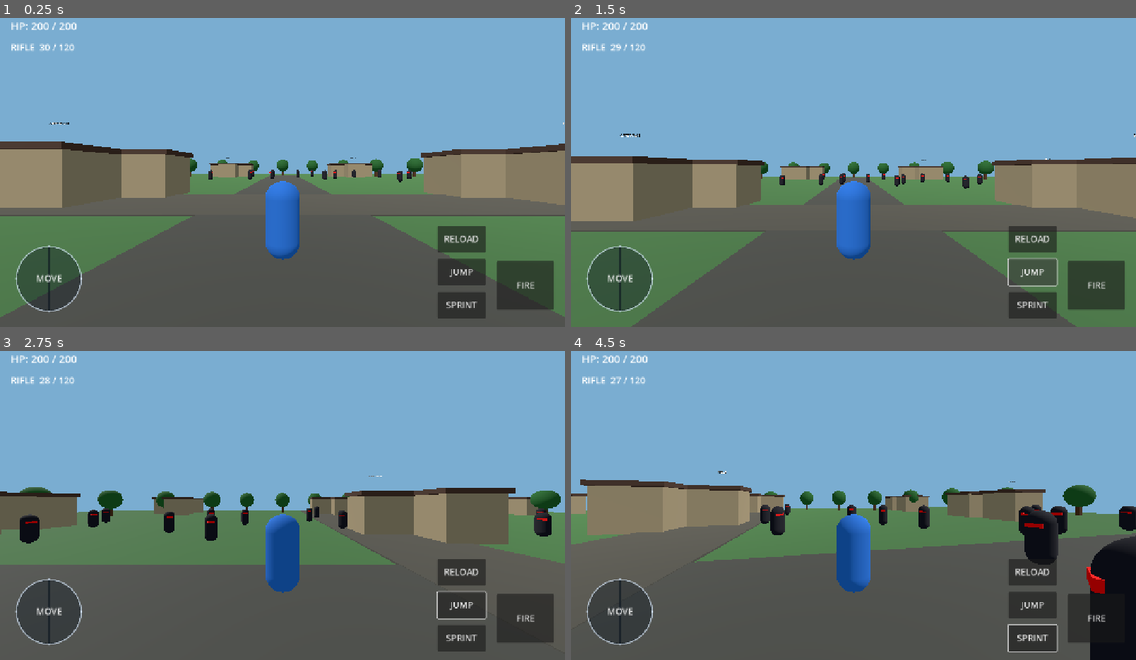
Above: before the commit, frames 1-4 (two rows, left to right).
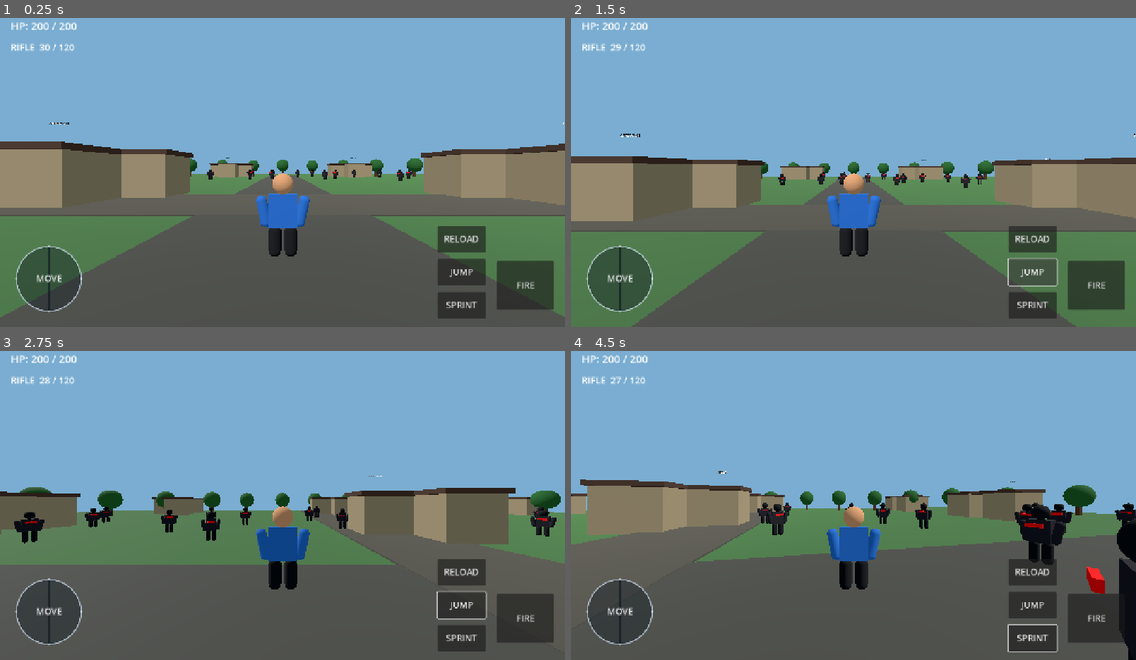
Above: after the commit, the same moments.

Repository: suhansarkerzzz-afk/Free-Fire-2017-Classic-Remastered
Game: Godot game, scene res://scenes/main.tscn
The game is run twice, just before and just after one commit, with the same random seed, the same clock (stepped at 60 frames per second) and the same inputs.
Inputs (mouse positions are in pixels of both pictures, inside the frame that each line leads up to):
- Up to frame 1 (0.25 s): no input
- Up to frame 2 (1.5 s): click "FIRE" at 0.5 s; click "JUMP" at 1.25 s
- Up to frame 3 (2.75 s): move the mouse to (406, 483) at 2.02 s; hold D (move_right) from 2.03 s (still down); tap F (fire) at 2.1 s; click (406, 483) at 2.17 s; tap Space (jump) at 2.27 s
- Up to frame 4 (4.5 s): release D (move_right) at 2.75 s; drag from (740, 517) to (825, 564) at 2.77 s; click "SPRINT" at 3.5 s; move the mouse to (910, 431) at 4.27 s; hold D (move_right) from 4.28 s (still down); tap F (fire) at 4.35 s

The runs differ from the first frame. In frame 1, 1.2% of the frame differs, in the area x 36-73%, y 48-79%; in frame 2, 1.3%; in frame 3, 1.8%; in frame 4, 4.2%, in the area x 33-100%, y 49-100%.

Commit message:
Replace capsule-only actors with optimized low-poly humanoid visuals

Diff:
--- a/GodotPort/scripts/main.gd
+++ b/GodotPort/scripts/main.gd
@@ -104,20 +104,54 @@
     return body
 
 func _make_actor_body(actor: CharacterBody3D, color: Color, bot: bool) -> void:
+    # One capsule collider keeps movement inexpensive; visuals are a simple low-poly humanoid.
     var collision := CollisionShape3D.new()
     var capsule := CapsuleShape3D.new()
     capsule.radius = 0.42 if not bot else 0.43
     capsule.height = 1.85
     collision.shape = capsule
     actor.add_child(collision)
-    var visual := MeshInstance3D.new()
-    var mesh := CapsuleMesh.new()
-    mesh.radius = 0.42
-    mesh.height = 1.85
-    visual.mesh = mesh
-    visual.material_override = _make_material(color)
-    visual.position.y = 0.02
-    actor.add_child(visual)
+
+    var body_material := _make_material(color)
+    var skin_material := _make_material(Color(0.16, 0.19, 0.23) if bot else Color(0.78, 0.55, 0.38))
+    var dark_material := _make_material(Color(0.055, 0.065, 0.08))
+
+    var torso := MeshInstance3D.new()
+    var torso_mesh := BoxMesh.new()
+    torso_mesh.size = Vector3(0.68, 0.78, 0.38)
+    torso.mesh = torso_mesh
+    torso.material_override = body_material
+    torso.position = Vector3(0, 0.25, 0)
+    actor.add_child(torso)
+
+    var head := MeshInstance3D.new()
+    var head_mesh := SphereMesh.new()
+    head_mesh.radius = 0.25
+    head_mesh.height = 0.5
+    head.mesh = head_mesh
+    head.material_override = dark_material if bot else skin_material
+    head.position = Vector3(0, 0.88, 0)
+    actor.add_child(head)
+
+    for side in [-1.0, 1.0]:
+        var arm := MeshInstance3D.new()
+        var arm_mesh := CapsuleMesh.new()
+        arm_mesh.radius = 0.13
+        arm_mesh.height = 0.78
+        arm.mesh = arm_mesh
+        arm.material_override = body_material
+        arm.position = Vector3(side * 0.46, 0.22, 0)
+        arm.rotation_degrees.z = -side * 12.0
+        actor.add_child(arm)
+
+        var leg := MeshInstance3D.new()
+        var leg_mesh := CapsuleMesh.new()
+        leg_mesh.radius = 0.15
+        leg_mesh.height = 0.78
+        leg.mesh = leg_mesh
+        leg.material_override = dark_material
+        leg.position = Vector3(side * 0.19, -0.48, 0)
+        actor.add_child(leg)
 
 func _build_player_visual(actor: CharacterBody3D) -> void:
     _make_actor_body(actor, Color(0.12, 0.38, 0.72), false)
